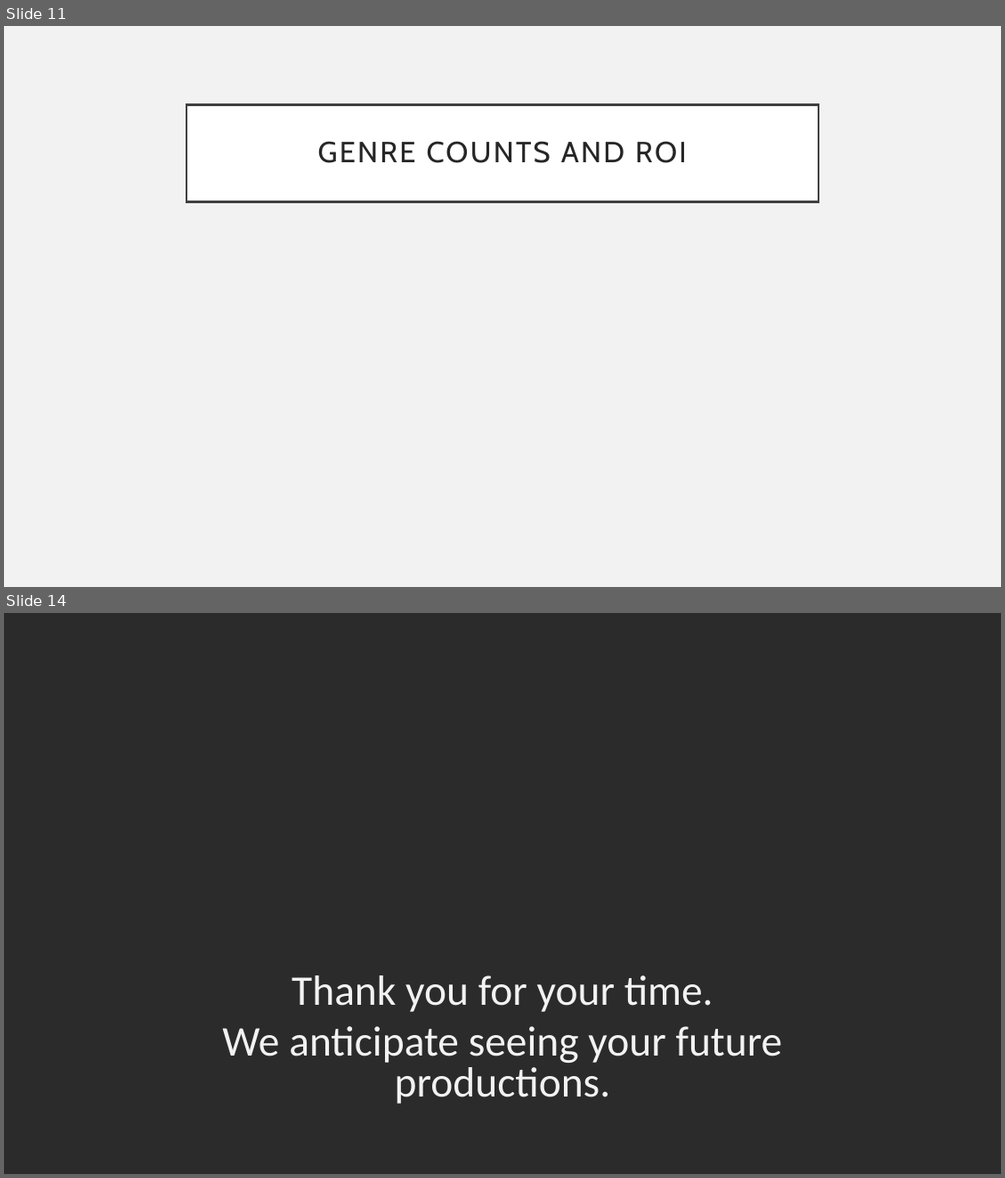
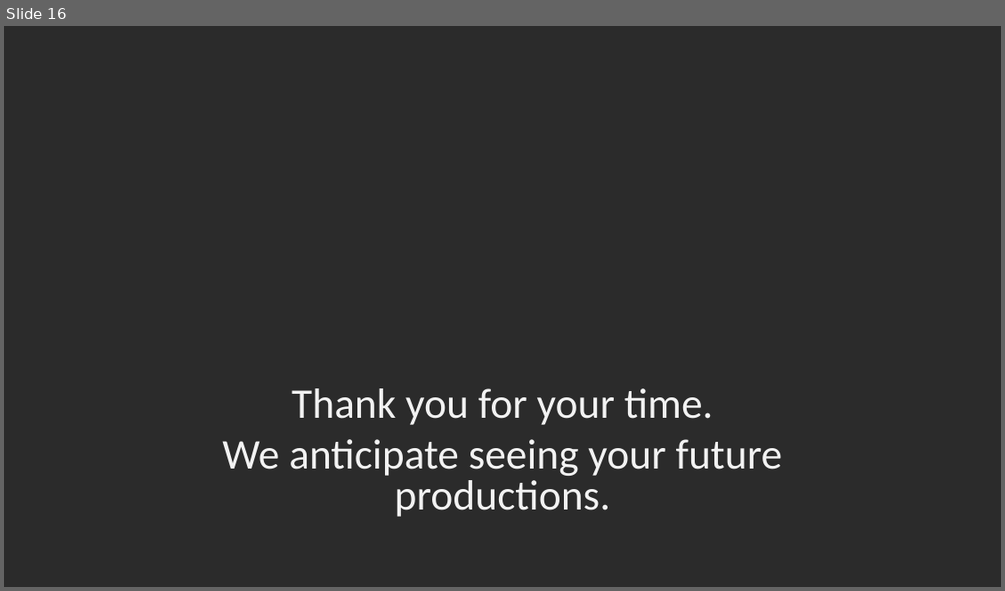
Before and after one commit to conlpate/dsc-mod-1-project-v2-1-onl01-dtsc-pt-052620, a slide deck: Presentation.pptx. Shown one above the other, each under a label of ours: slides 11 and 14 before the commit, slide 16 after it; the slides between them are not shown. The pictures are 1005x1178 and 1005x591 pixels, drawn with LibreOffice and Linux fonts; fonts in the diff are those of the drawing; background and template pictures are left out; a plain dark background stands for a picture behind light text. Boxes give left, top, right and bottom in pixels: in the first picture for what was removed or moved away, otherwise in the second. Text is boxed around its words. In the diff, an @@ line names an element or a change of style, - is before the commit and + after.

```diff
--- a/Presentation.pptx
+++ b/Presentation.pptx
@@ slide 11 removed at (4, 26, 1001, 587), background #F2F2F2 @@
@@ title removed at (186, 104, 818, 201) @@
-GENRE COUNTS AND ROI
@@ what was slide 14 is now slide 16 @@
```
Also in this commit, not shown: 3 slides changed, 10 slides added, 7 other slides removed, 11 other files.
